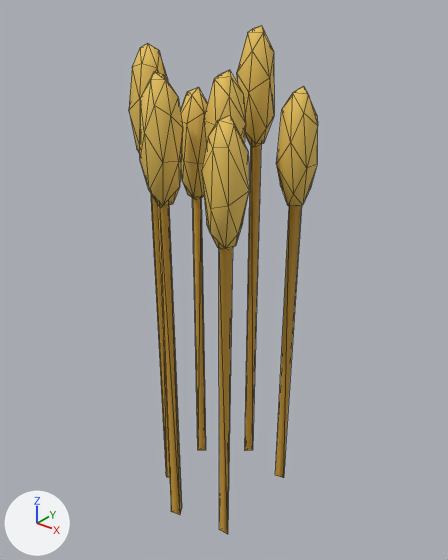
The Blender file blender/models/wheat_mobile.blend as it was, and as the next commit left it.
Rendered twice from a 50 mm camera at (0.913, -1.148, 1.415) aimed at (-0.023, 0.022, 0.689). Every picture has the same lights, and +X, +Y and +Z are marked at lower left. The first picture is the older version. Mesh edges are drawn as thin lines.

In view in the first picture: 'Wheat'.
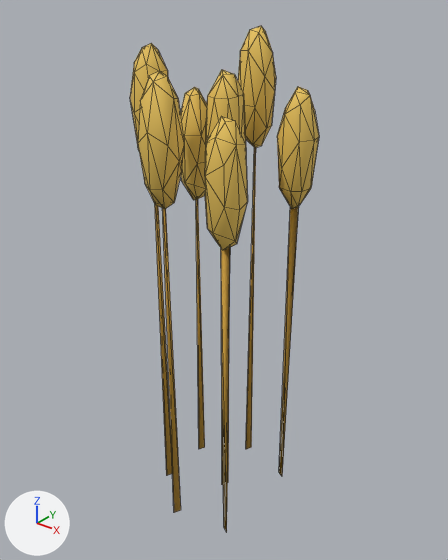
Boxes [x1, y1, x2, y2] around the edits, measured in the pictures (448 x 560 px):
'Wheat', reshaped
    before: [129, 26, 318, 534]
    after: [130, 26, 319, 532]
part 1 of me_cylinder, rebuilt
    before: [129, 43, 168, 154]
    after: [130, 43, 168, 150]
part 2 of me_cylinder, rebuilt (7% wider)
    before: [140, 71, 183, 207]
    after: [138, 71, 184, 209]
part 3 of me_cylinder, rebuilt (8% narrower)
    before: [202, 116, 249, 249]
    after: [205, 116, 248, 250]
part 4 of me_cylinder, rebuilt
    before: [180, 87, 208, 199]
    after: [181, 87, 207, 200]
part 5 of me_cylinder, rebuilt
    before: [204, 70, 246, 146]
    after: [206, 70, 246, 144]
part 6 of me_cylinder, rebuilt
    before: [276, 86, 318, 206]
    after: [277, 87, 319, 209]
part 7 of me_cylinder, rebuilt
    before: [237, 26, 274, 147]
    after: [238, 26, 276, 148]
part 8 of me_cylinder, rebuilt (not visible before)
    after: [221, 320, 229, 485]
part 9 of me_cylinder, rebuilt
    before: [151, 195, 170, 477]
    after: [155, 205, 172, 475]
part 10 of me_cylinder, rebuilt (33% narrower)
    before: [192, 198, 206, 450]
    after: [196, 199, 205, 449]
part 11 of me_cylinder, rebuilt (35% narrower)
    before: [245, 144, 261, 451]
    after: [246, 147, 256, 449]
part 12 of me_cylinder, rebuilt (23% narrower)
    before: [157, 204, 182, 515]
    after: [162, 207, 181, 513]
part 13 of me_cylinder, rebuilt (22% narrower)
    before: [275, 205, 301, 478]
    after: [279, 207, 299, 476]
part 14 of me_cylinder, rebuilt (33% narrower)
    before: [219, 247, 233, 534]
    after: [221, 248, 230, 532]

The change, as a diff of the scene's bpy script:
```diff
--- a/blender/models/wheat_mobile.blend.py
+++ b/blender/models/wheat_mobile.blend.py
@@ me_cylinder @@
-me_cylinder.from_pydata(...)  # 228 vertices, 400 faces; spans x -0.212..0.164, y -0.225..0.227, z -0.49..0.822
+me_cylinder.from_pydata(...)  # 228 vertices, 400 faces; spans x -0.212..0.162, y -0.225..0.226, z -0.49..0.822
+# me_cylinder part 1: the loose piece of 27 vertices spanning x -0.212..-0.112, y -0.127..-0.029, z 0.494..0.793 is rebuilt with 28 vertices and now spans x -0.208..-0.112, y -0.128..-0.028, z 0.494..0.793
+# me_cylinder part 2: the loose piece of 27 vertices spanning x -0.09..0.01, y -0.225..-0.126, z 0.451..0.75 is rebuilt with 28 vertices and now spans x -0.091..0.011, y -0.225..-0.125, z 0.451..0.751
+# me_cylinder part 3: the loose piece of 26 vertices spanning x 0.062..0.164, y -0.19..-0.091, z 0.374..0.673 is rebuilt with 28 vertices and now spans x 0.062..0.161, y -0.19..-0.091, z 0.374..0.674
+# me_cylinder part 4: the loose piece of 25 vertices spanning x -0.211..-0.113, y 0.028..0.127, z 0.378..0.677 is rebuilt with 30 vertices and now spans x -0.212..-0.113, y 0.029..0.128, z 0.378..0.678
+# me_cylinder part 5: the loose piece of 25 vertices spanning x -0.05..0.05, y -0.05..0.05, z 0.441..0.74 is rebuilt with 28 vertices and now spans x -0.049..0.05, y -0.048..0.049, z 0.44..0.74
+# me_cylinder part 6: the loose piece of 24 vertices spanning x 0.067..0.161, y 0.091..0.191, z 0.398..0.697 is rebuilt with 29 vertices and now spans x 0.063..0.162, y 0.091..0.191, z 0.398..0.697
+# me_cylinder part 7: the loose piece of 23 vertices spanning x -0.09..0.009, y 0.124..0.227, z 0.523..0.822 is rebuilt with 29 vertices and now spans x -0.089..0.01, y 0.126..0.226, z 0.522..0.822
+# me_cylinder part 8: the loose piece of 8 vertices spanning x -0.016..0.016, y -0.016..0.016, z -0.49..0.49 is rebuilt with 4 vertices and now spans x -0.01..0.01, y -0.01..0.01, z -0.49..0.49
+# me_cylinder part 9: the loose piece of 8 vertices spanning x -0.179..-0.145, y -0.094..-0.062, z -0.49..0.543 is rebuilt with 4 vertices and now spans x -0.167..-0.157, y -0.088..-0.068, z -0.49..0.543
+# me_cylinder part 10: the loose piece of 8 vertices spanning x -0.179..-0.145, y 0.062..0.094, z -0.49..0.428 is rebuilt with 4 vertices and now spans x -0.167..-0.157, y 0.068..0.088, z -0.49..0.428
+# me_cylinder part 11: the loose piece of 8 vertices spanning x -0.056..-0.023, y 0.158..0.191, z -0.49..0.572 is rebuilt with 4 vertices and now spans x -0.045..-0.035, y 0.165..0.185, z -0.49..0.572
+# me_cylinder part 12: the loose piece of 7 vertices spanning x -0.055..-0.023, y -0.191..-0.158, z -0.49..0.501 is rebuilt with 4 vertices and now spans x -0.045..-0.035, y -0.185..-0.165, z -0.49..0.501
+# me_cylinder part 13: the loose piece of 6 vertices spanning x 0.1..0.129, y 0.124..0.158, z -0.49..0.447 is rebuilt with 4 vertices and now spans x 0.102..0.122, y 0.136..0.146, z -0.49..0.447
+# me_cylinder part 14: the loose piece of 6 vertices spanning x 0.1..0.129, y -0.158..-0.124, z -0.49..0.424 is rebuilt with 4 vertices and now spans x 0.102..0.122, y -0.146..-0.136, z -0.49..0.424
 me_cylinder.materials.append(mat_wheatdark)
```
